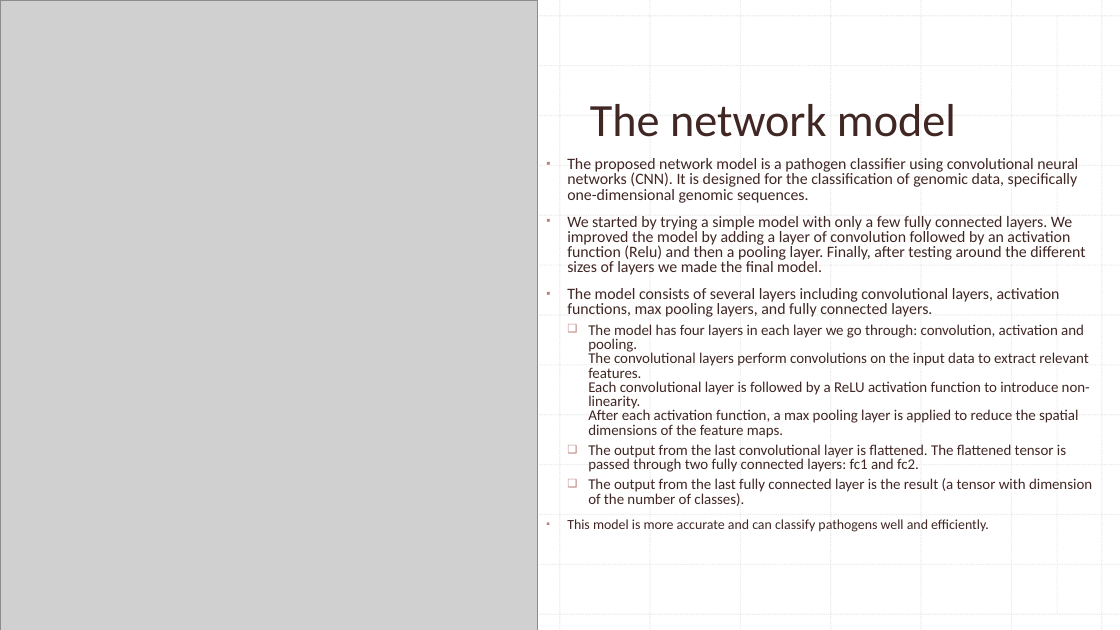
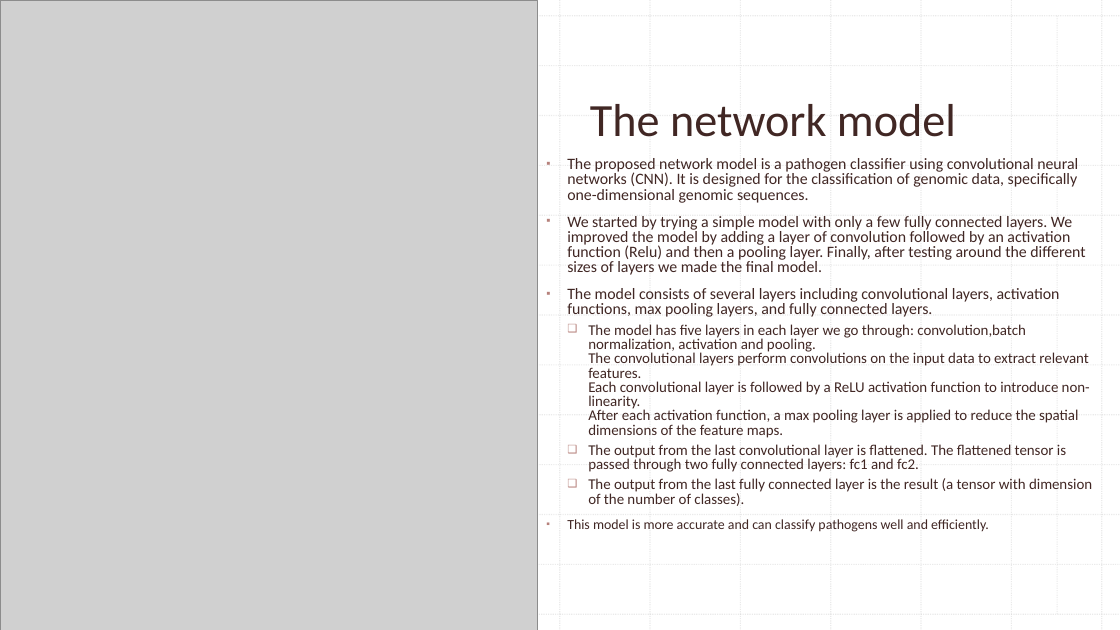
Before and after one commit to roeimichael/DNAclassification, a slide deck: slide 3 of Genomic data classification - Roei and Bar.pptx. Drawn at 1120x630 pixels with LibreOffice and Linux fonts; fonts in the diff are those of the drawing; grey boxes stand for pictures. Boxes give left, top, right and bottom in pixels: in the first picture for what was removed or moved away, otherwise in the second. Text is boxed around its words. In the diff, an @@ line names an element or a change of style, - is before the commit and + after.

```diff
--- a/Genomic data classification - Roei and Bar.pptx
+++ b/Genomic data classification - Roei and Bar.pptx
@@ text at box(588, 324, 1090, 438): text changed @@
-  ❑ The model has four layers in each layer we go through: convolution, activation and pooling.
-    The convolutional layers perform convolutions on the input data to extract relevant features.
-    Each convolutional layer is followed by a ReLU activation function to introduce non-linearity.
-    After each activation function, a max pooling layer is applied to reduce the spatial dimensions of the feature maps.
+  ❑ The model has five layers in each layer we go through: convolution,batch normalization, activation and pooling.
+    The convolutional layers perform convolutions on the input data to extract relevant features.
+    Each convolutional layer is followed by a ReLU activation function to introduce non-linearity.
+    After each activation function, a max pooling layer is applied to reduce the spatial dimensions of the feature maps.
```
Also in this commit, not shown: 2 other slides changed, 2 other files.
